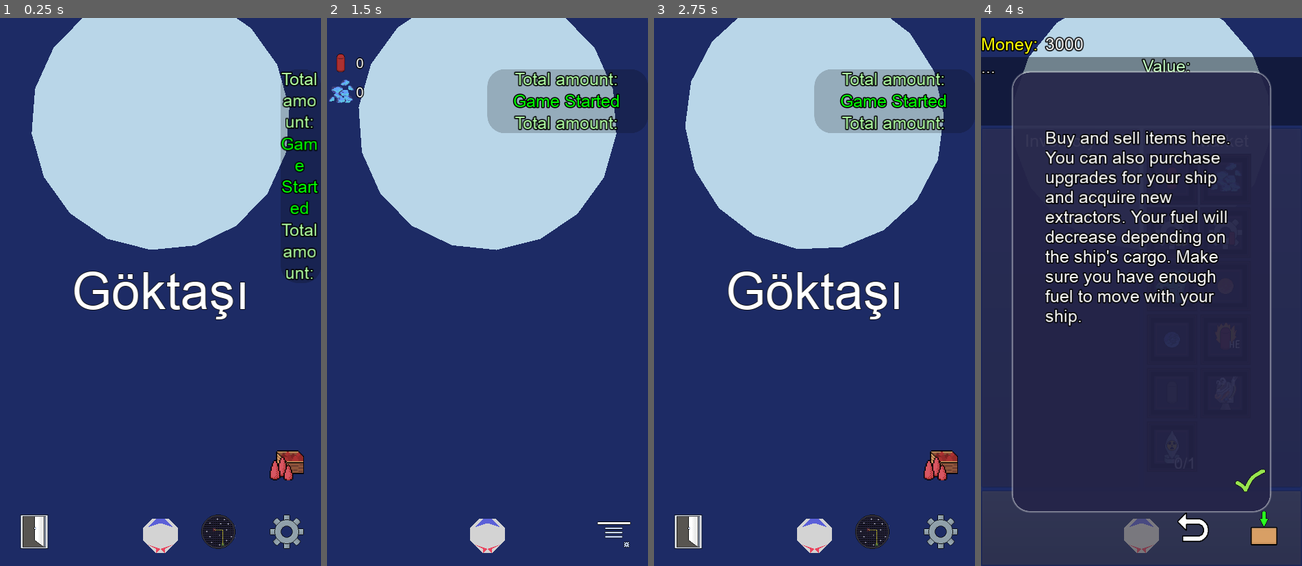
Above: before the commit, frames 1-4 (left to right).
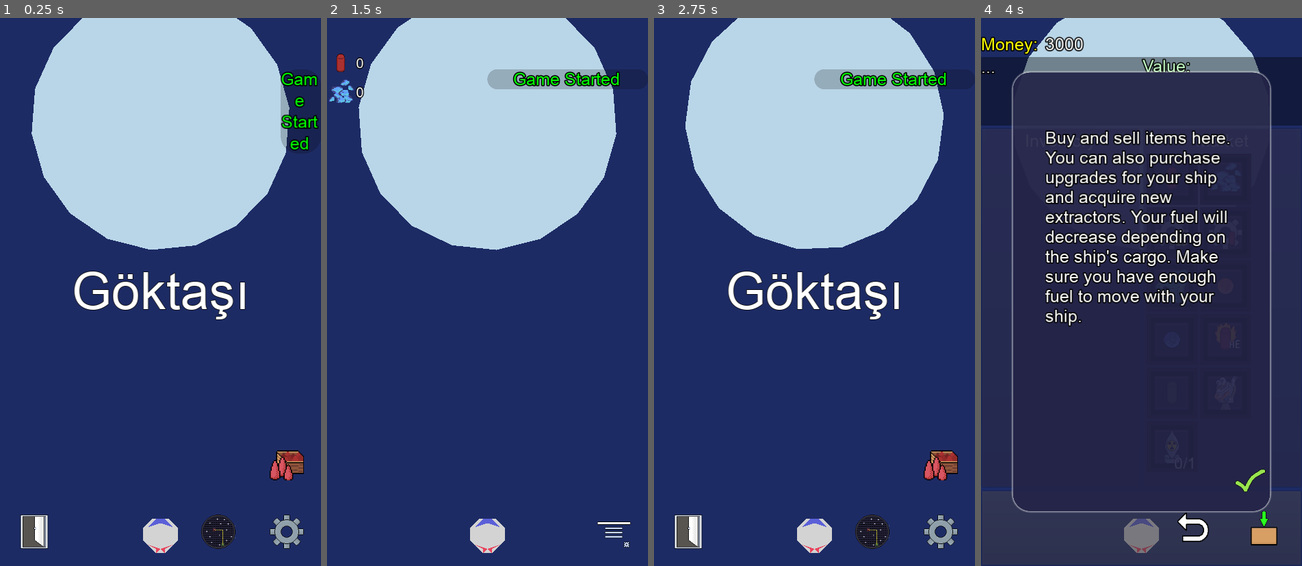
Above: after the commit, the same moments.

Repository: UmutSanci01/Goktasi-2
Game: Godot game, scene res://Main/Main.tscn
Same seed, same stepped clock (60 frames per second), same inputs: the game is played once before the commit and once after it. The engine's default icon, where the game draws it, is replaced by a stand-in: a white triangle on a blue panel in a dark square.
Inputs (mouse positions are in pixels of both pictures, inside the frame that each line leads up to):
- Up to frame 1 (0.25 s): no input
- Up to frame 2 (1.5 s): click (487, 292) at 0.5 s; click (596, 478) at 1.25 s
- Up to frame 3 (2.75 s): click "Menu" at 2 s
- Up to frame 4 (4 s): click (1141, 292) at 2.75 s; click "Menu" at 3.5 s

The runs differ from the first frame. In frame 1, 2.0% of the frame differs, in the area x 87-100%, y 9-48%; in frame 2, 3.9%; in frame 3, 3.9%, in the area x 49-92%, y 9-21%; in frame 4, nothing differs.

Commit message:
Last commit

Diff:
--- a/Game/TimerConsumption.gd
+++ b/Game/TimerConsumption.gd
@@ -22,8 +22,6 @@
 	var load_ratio: float = float(total_items) / soft_capacity
 	var new_interval: float = base_interval / (1.0 + pow(load_ratio, 2.0))
 
-	InfoPanel.add_label("Total amount:", total_items)
-
 	new_interval = max(new_interval, min_interval)
 
 	var old_time_left = fuel_timer.time_left
Not shown, changed: export_presets.cfg
